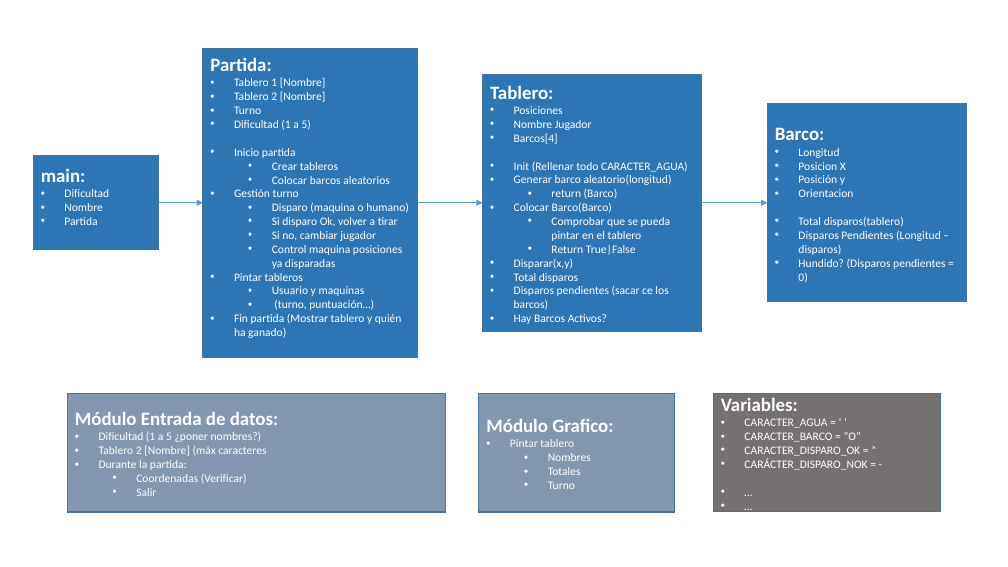
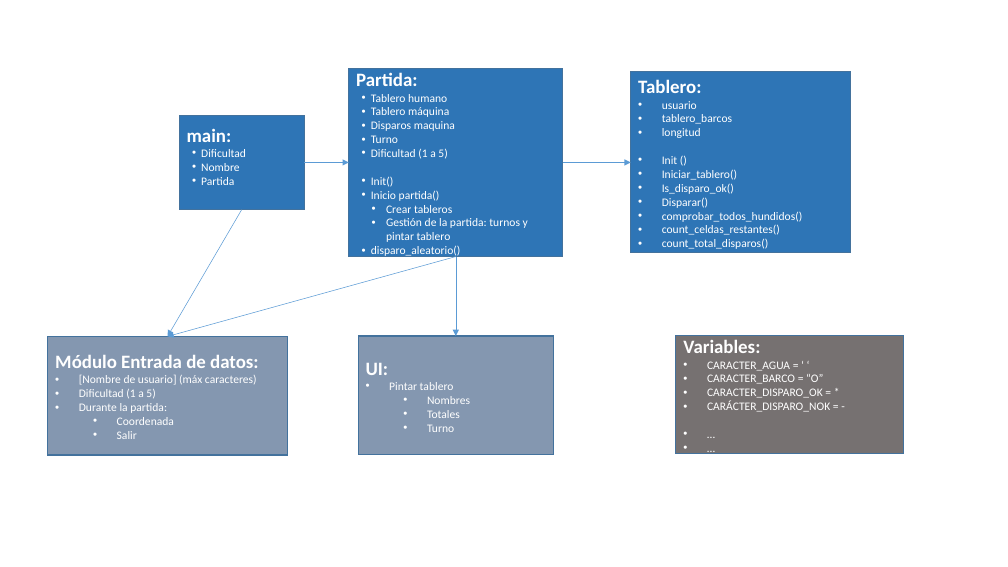
Before and after one commit to mPuchadesdo/Team-Challenge---Team-Victory, a slide deck: slide 1 of Documentacion/JBC/HUNDIR LA FLOTA - ANÁLIISIS.pptx. Drawn at 1008x567 pixels with LibreOffice and Linux fonts; fonts in the diff are those of the drawing. Boxes give left, top, right and bottom in pixels: in the first picture for what was removed or moved away, otherwise in the second. Text is boxed around its words. In the diff, an @@ line names an element or a change of style, - is before the commit and + after.

Commit message:
JBC: Entrega
- Generar flota, corrrección error barco longitud 1
- Agrupar funciones extra en iniciar_xxx
- Disparo aleatorio de la máquina

```diff
--- a/Documentacion/JBC/HUNDIR LA FLOTA - ANÁLIISIS.pptx
+++ b/Documentacion/JBC/HUNDIR LA FLOTA - ANÁLIISIS.pptx
@@ rectangle "Partida:": place and size @@
-rectangle "Partida:" at box(203, 48, 417, 358)
+rectangle "Partida:" at box(349, 68, 563, 256)
@@ rectangle "Tablero:": place and size @@
-rectangle "Tablero:" at box(482, 74, 702, 331)
+rectangle "Tablero:" at box(631, 72, 850, 253)
@@ text in rectangle at box(371, 94, 455, 131): text changed @@
-• Tablero 1 [Nombre]
-• Tablero 2 [Nombre]
+• Tablero humano
+• Tablero máquina
+• Disparos maquina
@@ text in rectangle at box(662, 101, 803, 249): text changed @@
-• Posiciones
-• Nombre Jugador
-• Barcos[4]
-• Init (Rellenar todo CARACTER_AGUA)
-• Generar barco aleatorio(longitud)
-  • return (Barco)
-• Colocar Barco(Barco)
-  • Comprobar que se pueda pintar en el tablero
-  • Return True|False
-• Disparar(x,y)
-• Total disparos
-• Disparos pendientes (sacar ce los barcos)
-• Hay Barcos Activos?
+• usuario
+• tablero_barcos
+• longitud
+• Init ()
+• Iniciar_tablero()
+• Is_disparo_ok()
+• Disparar()
+• comprobar_todos_hundidos()
+• count_celdas_restantes()
+• count_total_disparos()
@@ rectangle removed at box(768, 104, 967, 302) @@
-Barco:
-• Longitud
-• Posicion X
-• Posición y
-• Orientacion
-• Total disparos(tablero)
-• Disparos Pendientes (Longitud – disparos)
-• Hundido? (Disparos pendientes = 0)
@@ text in rectangle at box(201, 149, 246, 185): indent changed @@
@@ text in rectangle at box(371, 135, 452, 213): indent changed @@
@@ text in rectangle at box(371, 177, 440, 201): text changed @@
-• Inicio partida
+• Init()
+• Inicio partida()
@@ 2 arrows, 1 rectangle: place and size @@
-2 arrows, 1 rectangle at box(33, 156, 482, 250)
+2 arrows, 1 rectangle at box(179, 115, 631, 209)
@@ arrow added from (242, 209) to (168, 337), #5B9BD5 0.5 pt @@
@@ arrow removed from (702, 203) to (768, 203) @@
@@ text in rectangle at box(371, 218, 528, 258): text changed @@
-  • Colocar barcos aleatorios
-• Gestión turno
-  • Disparo (maquina o humano)
-  • Si disparo Ok, volver a tirar
-  • Si no, cambiar jugador
-  • Control maquina posiciones ya disparadas
-• Pintar tableros
-  • Usuario y maquinas
-  • (turno, puntuación…)
-• Fin partida (Mostrar tablero y quién ha ganado)
+  • Gestión de la partida: turnos y pintar tablero
+• disparo_aleatorio()
@@ arrow added from (456, 256) to (168, 337), #5B9BD5 0.5 pt @@
@@ arrow added from (456, 256) to (456, 336), #5B9BD5 0.5 pt @@
@@ rectangle "Módulo Entrada de datos:": place and size @@
-rectangle "Módulo Entrada de datos:" at box(67, 393, 446, 512)
+rectangle "Módulo Entrada de datos:" at box(48, 337, 287, 455)
@@ rectangle "UI:": place and size @@
-rectangle "UI:" at box(479, 393, 675, 512)
+rectangle "UI:" at box(358, 336, 554, 454)
@@ rectangle "Variables:": place and size @@
-rectangle "Variables:" at box(714, 393, 941, 512)
+rectangle "Variables:" at box(676, 336, 904, 454)
@@ text in rectangle at box(79, 374, 257, 398): text changed @@
-• Dificultad (1 a 5 ¿poner nombres?)
-• Tablero 2 [Nombre] (máx caracteres
+• [Nombre de usuario] (máx caracteres)
+• Dificultad (1 a 5)
@@ text in rectangle at box(366, 363, 389, 375): text changed @@
-Módulo Grafico:
+UI:
@@ text in rectangle at box(117, 417, 174, 425): text changed @@
-  • Coordenadas (Verificar)
+  • Coordenada
```
Also in this commit, not shown: 9 other files.
